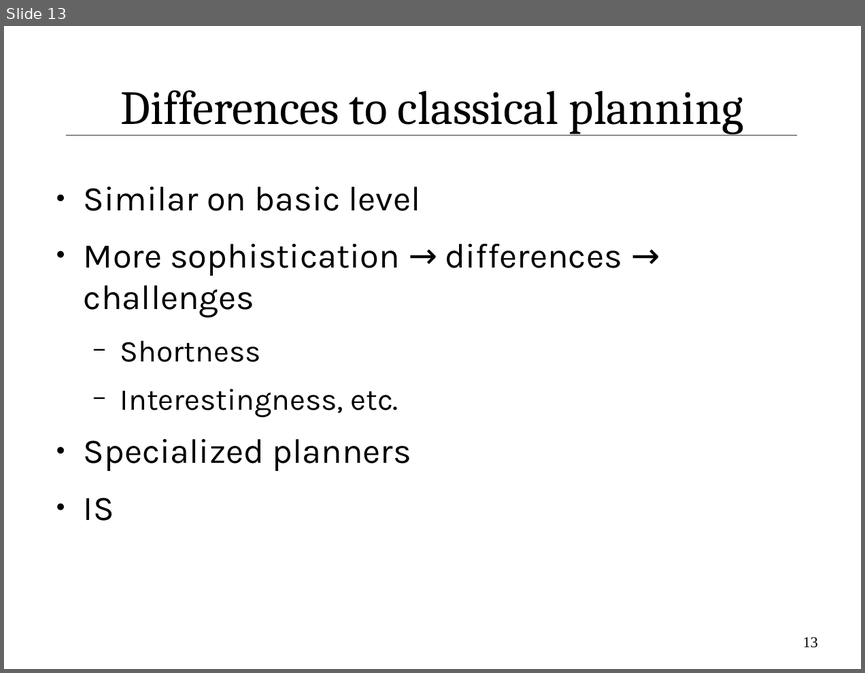
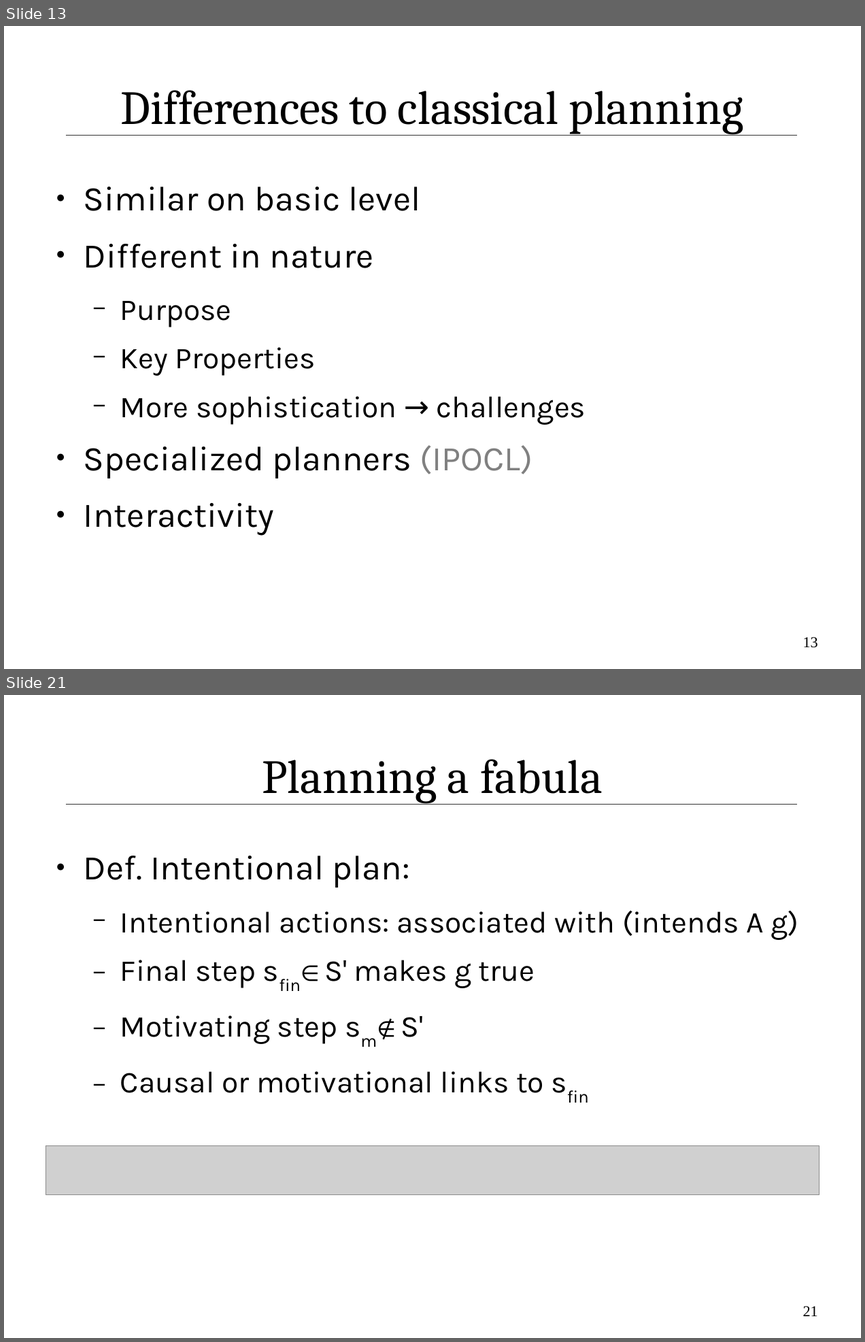
Before and after one commit to IllDepence/ai_seminar, a slide deck: praes/praes.odp. Shown one above the other, each under a label of ours: slide 13 before the commit, slides 13 and 21 after it; the slides between them are not shown. The pictures are 865x673 and 865x1342 pixels, drawn with LibreOffice and Linux fonts; fonts in the diff are those of the drawing; grey boxes stand for pictures. Boxes give left, top, right and bottom in pixels: in the first picture for what was removed or moved away, otherwise in the second. Text is boxed around its words. In the diff, an @@ line names an element or a change of style, - is before the commit and + after.

```diff
--- a/praes/praes.odp
+++ b/praes/praes.odp
@@ slide 21 added at (4,695,861,1338), background #FFFFFF; not listed: 1 template element that a slide beside it also shows @@
@@ title added at (262,759,602,803), 44 pt, text #000000 @@
+Planning a fabula
@@ text added at (84,855,798,1093), 28 pt, text #000000 @@
+● Def. Intentional plan:
+  − Intentional actions: associated with (intends A g)
+  − Final step sfin∈ S' makes g true
+  − Motivating step sm∉ S'
+  − Causal or motivational links to sfin
@@ picture added at (46,1145,819,1194) @@
@@ page number added at (803,1306,818,1316), 14 pt, text #000000 @@
+21
@@ slide 13 changed as well @@
@@ text at (84,244,586,535): text changed @@
-● More sophistication → differences → challenges
-  − Shortness
-  − Interestingness, etc.
-● Specialized planners
-● IS
+● Different in nature
+  − Purpose
+  − Key Properties
+  − More sophistication → challenges
+● Specialized planners (IPOCL)
+● Interactivity
```
Also in this commit, not shown: 14 other slides changed, 9 other slides added, 2 slides removed, 4 other files.
